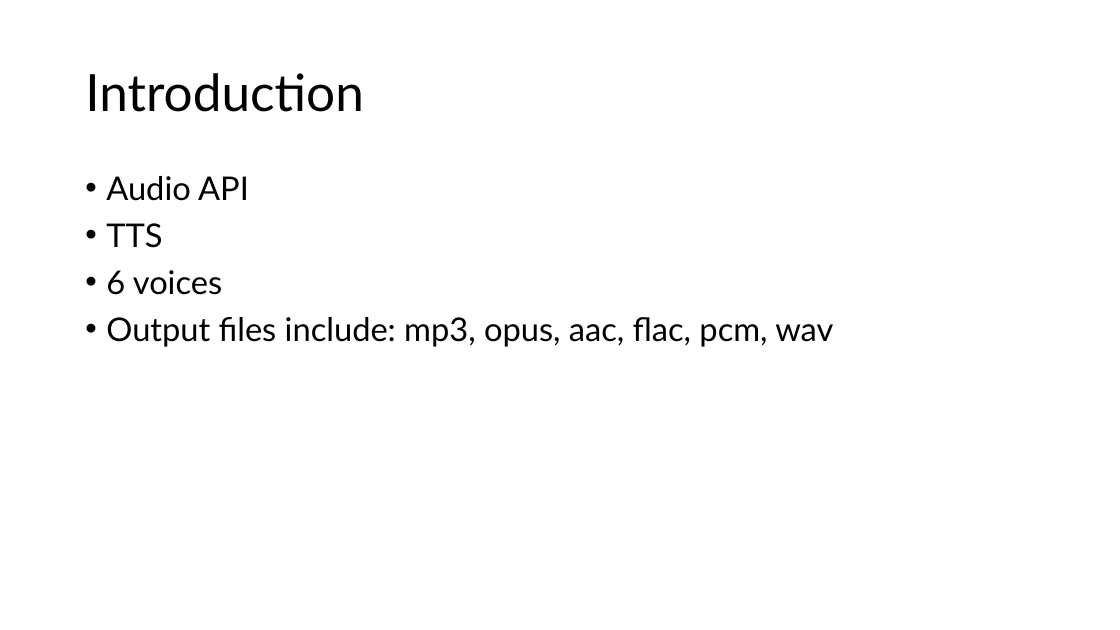
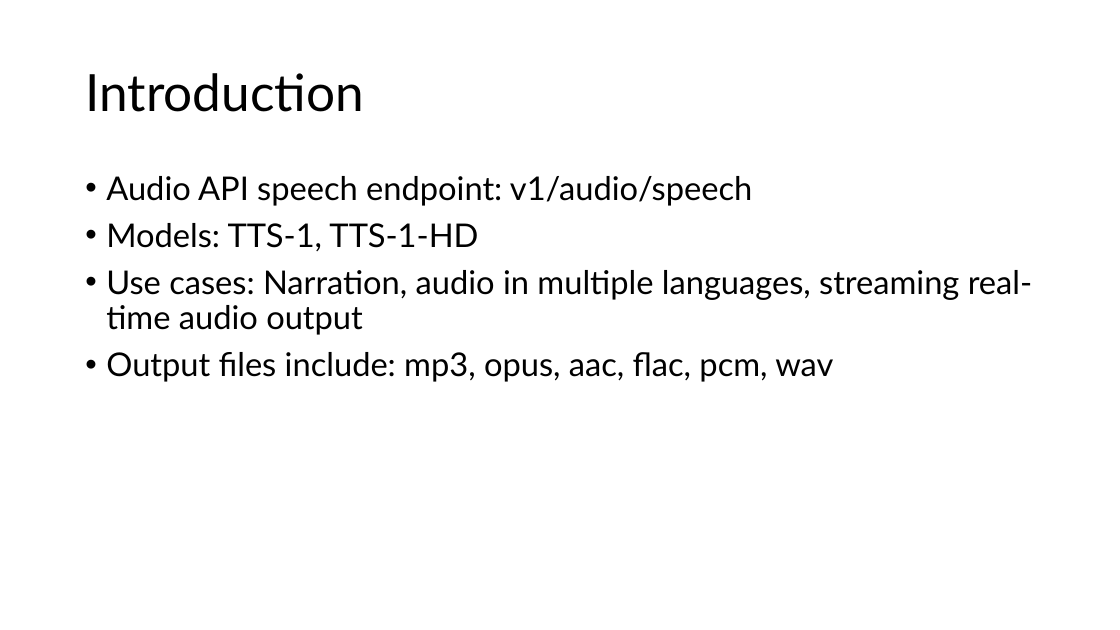
Before and after one commit to sammmmmmiller/CS584, a slide deck: slide 16 of cs584present.pptx (slide 9 before the commit). Drawn at 1120x630 pixels with LibreOffice and Linux fonts; fonts in the diff are those of the drawing. Boxes give left, top, right and bottom in pixels: in the first picture for what was removed or moved away, otherwise in the second. Text is boxed around its words. In the diff, an @@ line names an element or a change of style, - is before the commit and + after.

```diff
--- a/cs584present.pptx
+++ b/cs584present.pptx
@@ text at (106, 176, 1032, 335): text changed @@
-• Audio API
-• TTS
-• 6 voices
+• Audio API speech endpoint: v1/audio/speech
+• Models: TTS-1, TTS-1-HD
+• Use cases: Narration, audio in multiple languages, streaming real-time audio output
```
Also in this commit, not shown: 3 other slides changed, 15 slides added, 4 slides removed, 2 other files.
